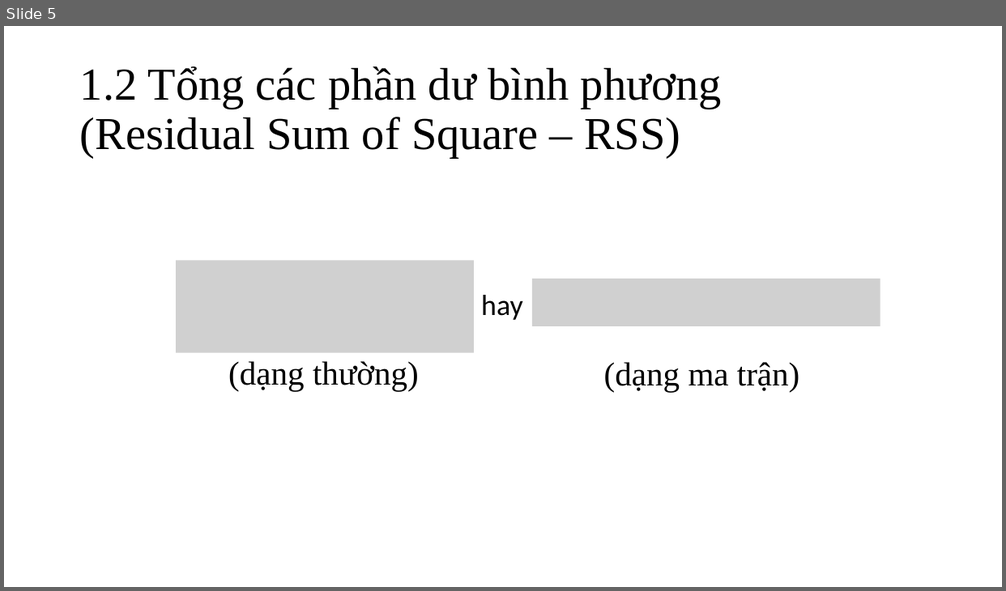
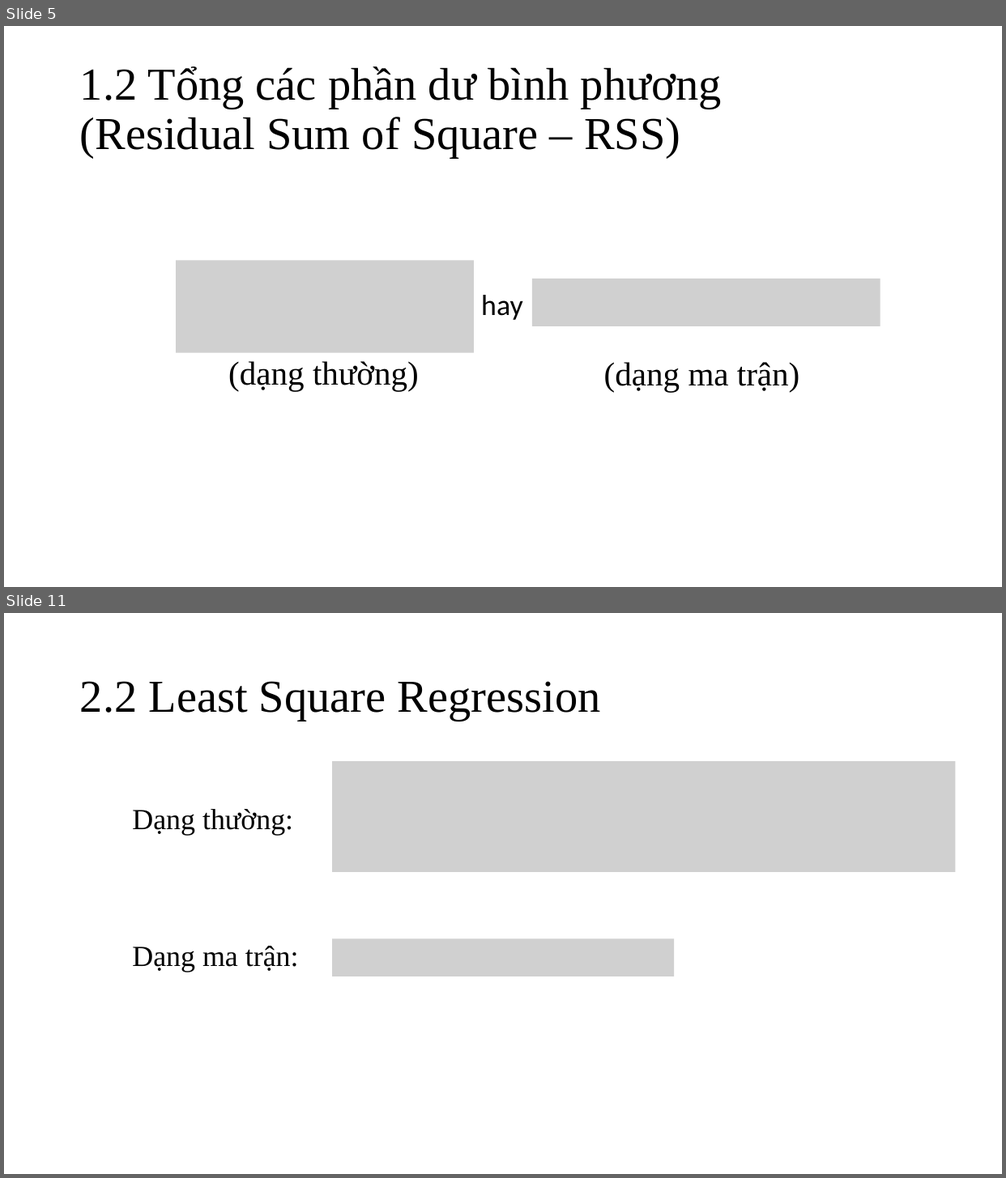
Before and after one commit to nguyenduyhanlam/ML_Final, a slide deck: Shrinkage Method.pptx. Shown one above the other, each under a label of ours: slide 5 before the commit, slides 5 and 11 after it; the slides between them are not shown. The pictures are 1006x591 and 1006x1178 pixels, drawn with LibreOffice and Linux fonts; fonts in the diff are those of the drawing; grey boxes stand for pictures. Boxes give left, top, right and bottom in pixels: in the first picture for what was removed or moved away, otherwise in the second. Text is boxed around its words. In the diff, an @@ line names an element or a change of style, - is before the commit and + after.

```diff
--- a/Shrinkage Method.pptx
+++ b/Shrinkage Method.pptx
@@ slide 11 added at (4,613,1002,1174), background #FFFFFF @@
@@ title added at (80,681,601,721), 44 pt, text #000000 @@
+2.2 Least Square Regression
@@ picture added at (332,761,955,872) @@
@@ text added at (132,809,293,836), 28 pt, text #000000 @@
+Dạng thường:
@@ text added at (132,946,299,972), 28 pt, text #000000 @@
+Dạng ma trận:
@@ picture added at (332,939,674,977) @@
```
Also in this commit, not shown: 23 other slides added, 1 slide removed, 5 other files.
